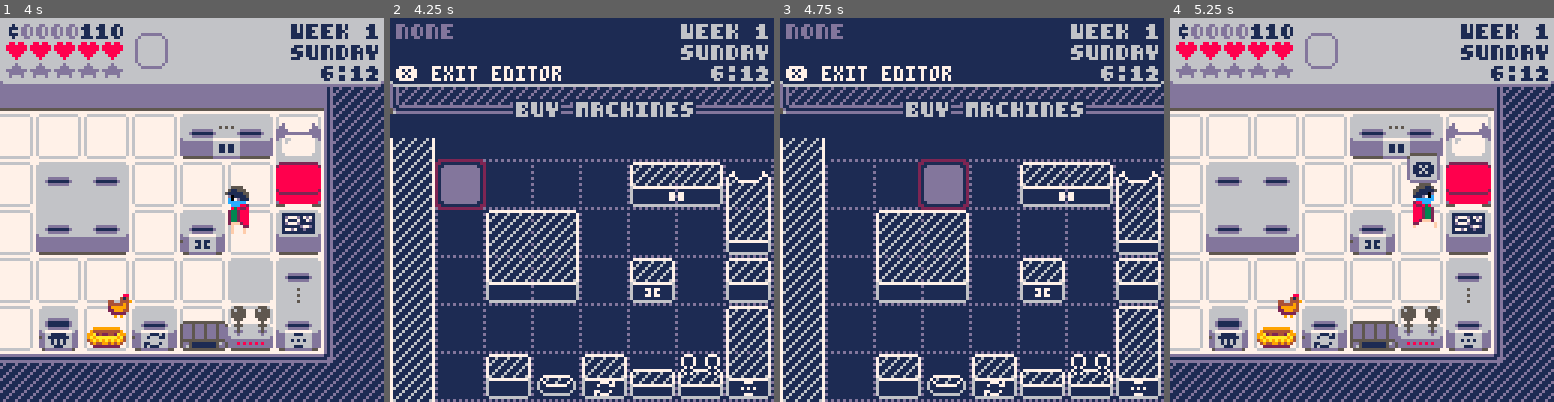
Above: before the commit, frames 1-4 (left to right).
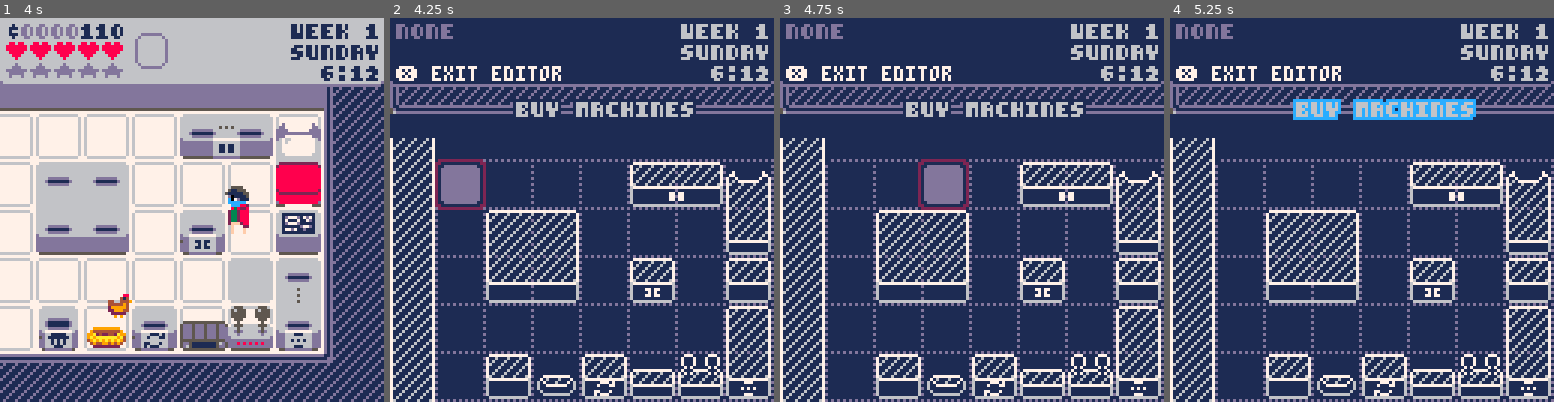
Above: after the commit, the same moments.

Repository: MisterWizard01/tiny_alchemist
Game: PICO-8 cartridge alchemy_2.p8
The game is run twice, just before and just after one commit, with the same random seed, the same clock (stepped at 60 frames per second) and the same inputs.
Inputs:
- Up to frame 1 (4 s): tap X (X key) at 0.33, 1.07, 1.85, 2.97 s; tap O (Z key) at 0.7, 1.7, 2.1, 2.5, 2.9, 3.3, 3.7 s; hold Right 1.6-2.1 s; hold Up 2.15-2.42 s; hold Right 2.47-3.03 s; hold Left 3.08-3.58 s; hold Down 3.63-3.97 s
- Up to frame 2 (4.25 s): hold Right from 4.02 s (still down); tap X (X key) at 4.08 s; tap O (Z key) at 4.1 s
- Up to frame 3 (4.75 s): tap O (Z key) at 4.5 s; release Right at 4.68 s; hold Up from 4.73 s (still down)
- Up to frame 4 (5.25 s): tap O (Z key) at 4.9 s; release Up at 5.03 s; hold Left from 5.08 s (still down); tap X (X key) at 5.2 s

Frame 1 is identical in both runs. In frame 2, 0.8% of the frame differs, in the area x 0-100%, y 16-18%; in frame 3, 0.8%; in frame 4, 81%, in the area x 0-100%, y 0-100%.

Commit message:
Extracted show_banner function.

Diff:
--- a/alchemy_2.p8
+++ b/alchemy_2.p8
@@ -1,5 +1,5 @@
 pico-8 cartridge // http://www.pico-8.com
-version 36
+version 41
 __lua__
 --tiny alchemist
 --by glenn cagle
@@ -625,6 +625,9 @@
 			lab_h+=1
 			money-=lab_w*5
 			fill_invalid_tiles()
+		elseif cur_y<0 then
+			_upd=update_shop
+			_drw=draw_shop
 		end
 	end
 
@@ -640,6 +643,13 @@
 		butt_hold+=1
 	else
 		butt_hold=0
+	end
+end
+
+function update_shop()
+	if btn(❎) then
+		_upd=update_editor
+		_drw=draw_editor
 	end
 end
 
@@ -955,14 +965,6 @@
 		x,y-4,6,1)
 
 	--hud
-	camera()
-	pal()
-	rrectfill2(0,-1,128,24,6)
-	rrectfill2(0,-1,128,23,1)
-
-	print_time(6)
-	do_fade()
-
 	local name,🅾️text,❎text,name_col,🅾️col=
 		"none","","",13,7
 	if sel_group then
@@ -984,9 +986,27 @@
 		end
 		❎text="❎ exit editor"
 	end
-	print("\014"..name,2,2,name_col)
-	print(🅾️text,2,9,🅾️col)
-	print(❎text,2,16,7)
+
+	draw_banner("\014"..name,
+		🅾️text,❎text,name_col,🅾️col,
+		7,6,1)
+end
+
+function draw_shop()
+	--draw_editor()
+	camera()
+	rrectfill2(0,0,128,67,1)
+	rrectfill2(0,0,128,66,7)
+	rrectfill2(0,0,128,65,6)
+
+	rrectfill2(8,29,33,33,1)
+	print("\014h cutter",43,30,1)
+	print("\014$100",43,36,1)
+	print("1x2",71,36,1)
+	print("1 owned",91,36,1)
+
+	print("separates the top\nand bottom halves\nof a formula.",
+		43,44,13)
 end
 -->8
 --sprites
@@ -1886,7 +1906,7 @@
 	end
 end
 -->8
---ui
+--hud and ui
 
 function new_menu(lines,butts)
 	local m={
@@ -2009,6 +2029,22 @@
 		64,32,1,7)
 	oprintc("press 🅾️ to start",
 		64,96,1,7)
+
+	do_fade()
+end
+
+function draw_banner(txt1,txt2,txt3,txt1_col,txt2_col,txt3_col,time_col,bkg_col)
+	--hud
+	camera()
+	pal()
+	rrectfill2(0,-1,128,24,13)
+	rrectfill2(0,-1,128,23,bkg_col)
+
+	print_time(time_col)
+
+	print(txt1,2,2,txt1_col)
+	print(txt2,2,9,txt2_col)
+	print(txt3,2,16,txt3_col)
 
 	do_fade()
 end
